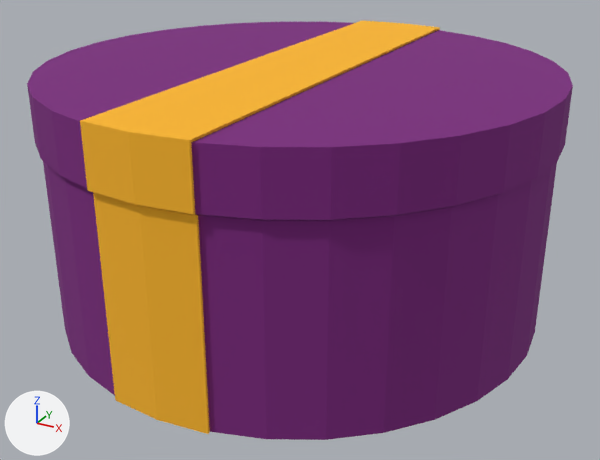
Two versions of the glTF model src/plugins/christmasSleigh/assets/gift3.gltf, one commit apart.
Rendered twice from a camera (50 mm lens) standing at (0.227, -0.413, 0.276) and looking at (0.005, -0.009, 0.074). The axes (+X, +Y, +Z) are drawn at lower left. The lights are the same throughout. Where no turn or scale is listed for an object, it has been applied to the vertices.
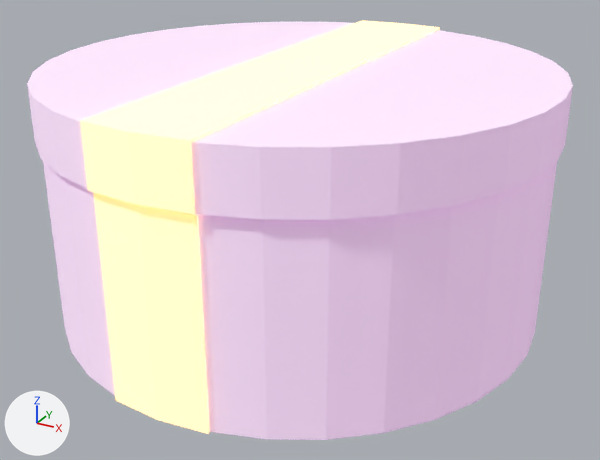
What the commit changed:
Material 'Material.001' (mat_material_001) changes colour from purple #7b257e to white #ffffff; in linear values from (0.199, 0.0182, 0.21) to (1.0, 1.0, 1.0).
In material 'Material.001' (mat_material_001), emission_strength is now set to 1.0.
In material 'Material.001' (mat_material_001), metallic goes from 0.0 to 1.0.
In material 'Material.001' (mat_material_001), emission_color is now set to (0.199, 0.0182, 0.21), purple #7b257e.
Material 'Material.002' (mat_material_002) changes colour from orange #ffb827 to white #ffffff; in linear values from (1.0, 0.479, 0.0199) to (1.0, 1.0, 1.0).
In material 'Material.002' (mat_material_002), emission_strength is now set to 1.0.
In material 'Material.002' (mat_material_002), metallic goes from 0.0 to 1.0.
In material 'Material.002' (mat_material_002), emission_color is now set to (1.0, 0.479, 0.0199), orange #ffb827.

Pixel boxes (x1, y1, x2, y2) of what changed, in the pictures (600 x 460 px):
'Cylinder', recoloured, surface changed (purple to white): (27, 22, 573, 440) in both
'Cylinder.001', recoloured, surface changed: (80, 20, 440, 434) in both
